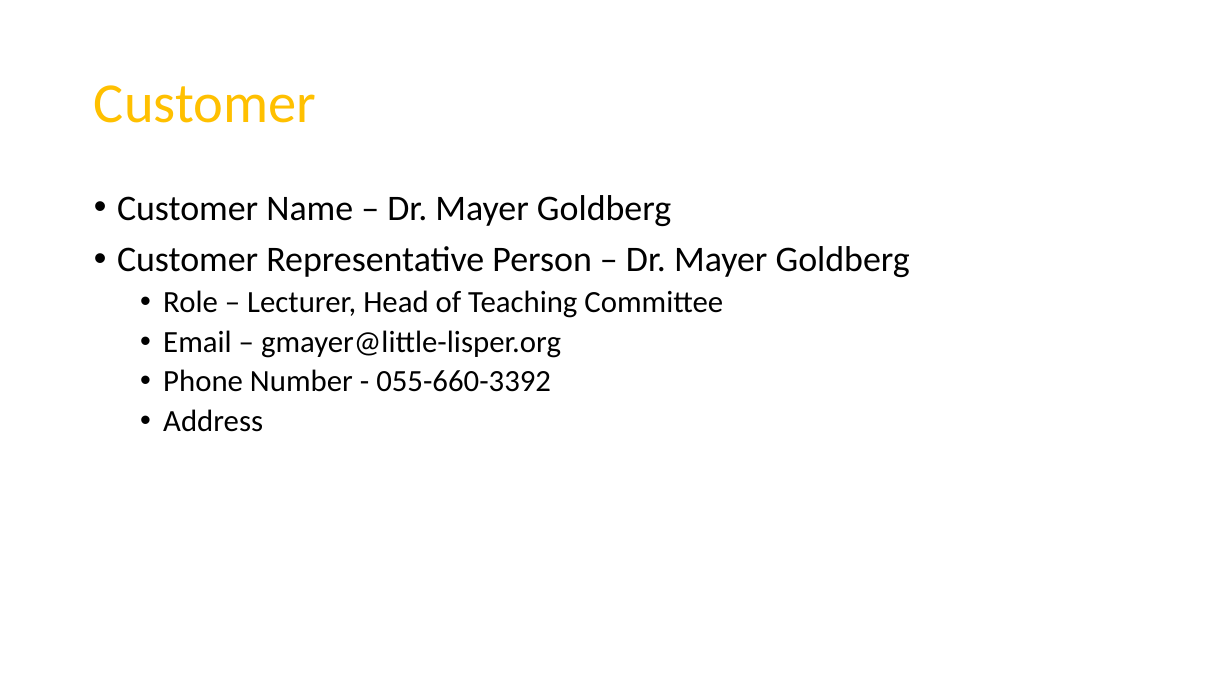
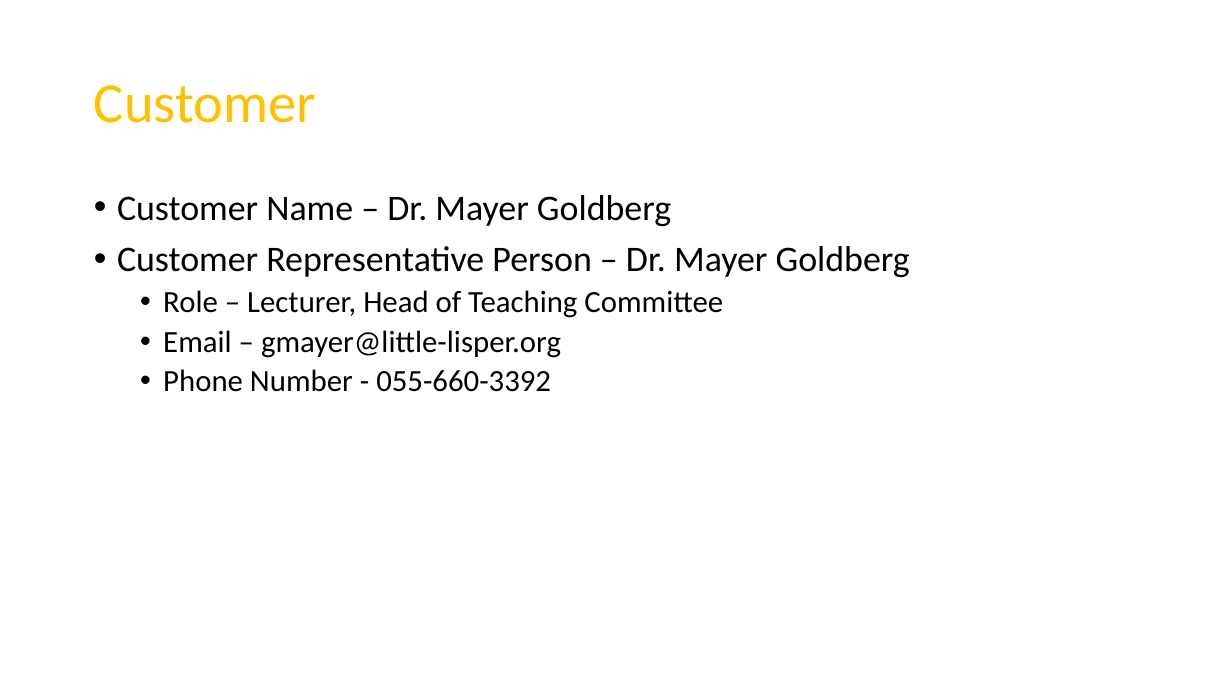
Before and after one commit to RoiTief/Exam-Management-System, a slide deck: slide 3 of docs/Exam Management System - PROPOSAL.pptx. Drawn at 1232x693 pixels with LibreOffice and Linux fonts; fonts in the diff are those of the drawing. Boxes give left, top, right and bottom in pixels: in the first picture for what was removed or moved away, otherwise in the second. Text is boxed around its words. In the diff, an @@ line names an element or a change of style, - is before the commit and + after.

```diff
--- a/docs/Exam Management System - PROPOSAL.pptx
+++ b/docs/Exam Management System - PROPOSAL.pptx
@@ text at bbox=[163, 409, 263, 432]: paragraph removed @@
-  • Address
```
Also in this commit, not shown: 3 other slides changed, 1 other file.
